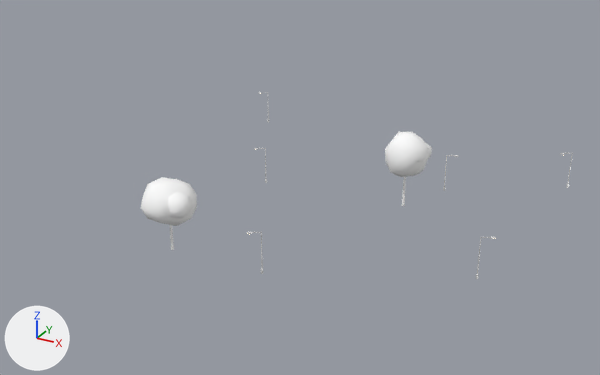
The glTF model cities/arlov-borggatan/pack/tiles/c5_13.glb as it was, and as the next commit left it.
Camera for both pictures: a 50 mm lens placed at (379.7, 709.4, 52.5), pointed at (328.4, 802.7, 5.9). The lights are fixed; the arrows at lower left show +X, +Y and +Z. The picture after the commit comes second. Where no turn or scale is listed for an object, it has been applied to the vertices.

Script lines for the objects in view, before the commit:
```python
me_sm_street_furniture_5_13 = bpy.data.meshes.new('SM_Street_Furniture_5_13')
me_sm_street_furniture_5_13.from_pydata(...)  # 336 vertices, 456 faces; spans x -28.5..28.5, y -24.8..24.8, z -3.1..3.1
# faces by material slot: [384, 72]
me_sm_street_furniture_5_13.materials.append(mat_m_furniture_metal)  # white #ffffff
me_sm_street_furniture_5_13.materials.append(mat_m_furniture_lampglass)  # white #ffffff, glowing beige #ffeac4
me_sm_trees_5_13 = bpy.data.meshes.new('SM_Trees_5_13')
me_sm_trees_5_13.from_pydata(...)  # 276 vertices, 504 faces; spans x -13.8..13.8, y -17.3..17.3, z -5.6..5.6
# faces by material slot: [24, 480]
me_sm_trees_5_13.materials.append(mat_m_bark_wood)  # white #ffffff
me_sm_trees_5_13.materials.append(mat_m_leaf)  # white #ffffff
ob_sm_street_furniture_5_13 = bpy.data.objects.new('SM_Street_Furniture_5_13', me_sm_street_furniture_5_13)
ob_sm_street_furniture_5_13.location = (331.0, 809.9, 4.4)
ob_sm_trees_5_13 = bpy.data.objects.new('SM_Trees_5_13', me_sm_trees_5_13)
ob_sm_trees_5_13.location = (329.2, 799.4, 6.9)
```
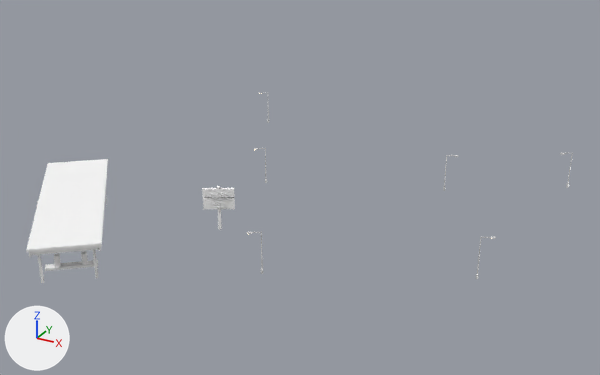
The newer file is also turned or shifted as a whole; pictures and numbers use the older file's frame.

Pixel boxes (x1, y1, x2, y2) of what changed, in the pictures (600 x 375 px):
'SM_Custom_n247134996', added: after (26, 159, 235, 283)
    faces in mat_m_roof_metal_grey (white #ffffff): (26, 159, 235, 283)
    faces in mat_m_roof_metal_blue (white #ffffff): (28, 188, 235, 264)
    faces in mat_m_concrete (white #ffffff): (45, 260, 98, 271)
'SM_Trees_5_13', deleted: before (141, 132, 432, 250)
    faces in mat_m_leaf (white #ffffff): (141, 132, 432, 226)
    faces in mat_m_bark_wood (white #ffffff): (170, 177, 406, 250)

Diff of the bpy script that builds the scene:
```diff
--- a/cities/arlov-borggatan/pack/tiles/c5_13.glb.py
+++ b/cities/arlov-borggatan/pack/tiles/c5_13.glb.py
@@ mat_m_roof_metal_red @@
+mat_m_roof_metal_red = principled_material('M_Roof_Metal_red')
+mat_m_roof_metal_red.base_color = (1.0, 1.0, 1.0)  # white #ffffff
+mat_m_roof_metal_red.metallic = 0.35
+mat_m_roof_metal_red.roughness = 1.0
@@ mat_m_roof_metal_grey @@
+mat_m_roof_metal_grey = principled_material('M_Roof_Metal_grey')
+mat_m_roof_metal_grey.base_color = (1.0, 1.0, 1.0)  # white #ffffff
+mat_m_roof_metal_grey.metallic = 0.35
+mat_m_roof_metal_grey.roughness = 1.0
@@ mat_m_wall_plaster_white_blank @@
+mat_m_wall_plaster_white_blank = principled_material('M_Wall_Plaster_white_Blank')
+mat_m_wall_plaster_white_blank.base_color = (1.0, 1.0, 1.0)  # white #ffffff
+mat_m_wall_plaster_white_blank.roughness = 1.0
@@ mat_m_concrete @@
+mat_m_concrete = principled_material('M_Concrete')
+mat_m_concrete.base_color = (1.0, 1.0, 1.0)  # white #ffffff
+mat_m_concrete.roughness = 1.0
@@ mat_m_window_pane @@
+mat_m_window_pane = principled_material('M_Window_Pane')
+mat_m_window_pane.base_color = (1.0, 1.0, 1.0)  # white #ffffff
+mat_m_window_pane.roughness = 0.451
@@ mat_m_roof_metal_blue @@
+mat_m_roof_metal_blue = principled_material('M_Roof_Metal_blue')
+mat_m_roof_metal_blue.base_color = (1.0, 1.0, 1.0)  # white #ffffff
+mat_m_roof_metal_blue.metallic = 0.35
+mat_m_roof_metal_blue.roughness = 1.0
@@ me_sm_custom_n247134996 @@
+me_sm_custom_n247134996.from_pydata(...)  # 3236 vertices, 6006 faces; spans x -14.8..14.8, y -13.2..13.2, z -3.2..3.2
+# faces by material slot: [134, 126, 80, 5576, 30, 60]
+me_sm_custom_n247134996.materials.append(mat_m_roof_metal_grey)  # white #ffffff
+me_sm_custom_n247134996.materials.append(mat_m_roof_metal_blue)  # white #ffffff
+me_sm_custom_n247134996.materials.append(mat_m_roof_metal_red)  # white #ffffff
+me_sm_custom_n247134996.materials.append(mat_m_wall_plaster_white_blank)  # white #ffffff
+me_sm_custom_n247134996.materials.append(mat_m_concrete)  # white #ffffff
+me_sm_custom_n247134996.materials.append(mat_m_window_pane)  # white #ffffff
@@ ob_sm_trees_5_13 @@
-ob_sm_trees_5_13 = bpy.data.objects.new('SM_Trees_5_13', me_sm_trees_5_13)
-ob_sm_trees_5_13.location = (329.2, 799.4, 6.9)
@@ ob_sm_custom_n247134996 @@
+ob_sm_custom_n247134996 = bpy.data.objects.new('SM_Custom_n247134996', me_sm_custom_n247134996)
+ob_sm_custom_n247134996.location = (308.0, 782.7, 4.7)
```
